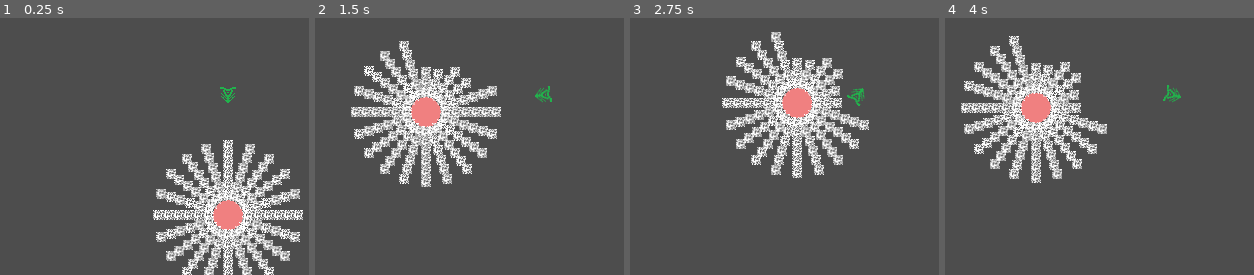
Above: before the commit, frames 1-4 (left to right).
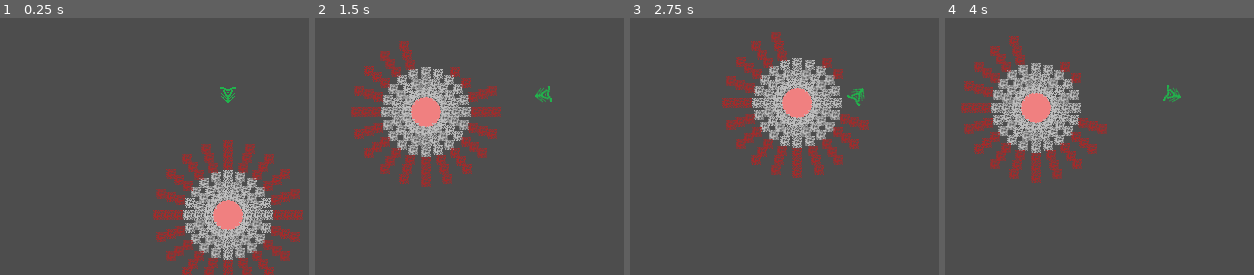
Above: after the commit, the same moments.

Repository: erenliving/UntitledDiggingGame
Game: Godot game, scene res://scenes/main.tscn
The game is run twice, just before and just after one commit, with the same random seed, the same clock (stepped at 60 frames per second) and the same inputs.
Inputs (mouse positions are in pixels of both pictures, inside the frame that each line leads up to):
- Up to frame 1 (0.25 s): no input
- Up to frame 2 (1.5 s): move the mouse to (outside the picture) at 0.52 s; hold Right (ui_right) from 0.53 s (still down); tap Up (ui_up) at 0.77 s; move the mouse to (413, 113) at 1.27 s
- Up to frame 3 (2.75 s): tap Up (ui_up) at 1.52 s; move the mouse to (outside the picture) at 2.02 s; release Right (ui_right) at 2.03 s; hold Left (ui_left) from 2.03 s (still down)
- Up to frame 4 (4 s): tap Enter at 2.75 s; move the mouse to (1139, 167) at 2.77 s; release Left (ui_left) at 2.78 s; hold Right (ui_right) from 2.78 s (still down); tap Up (ui_up) at 3.02, 3.77 s; move the mouse to (outside the picture) at 3.52 s

The runs differ from the first frame. In frame 1, 11% of the frame differs, in the area x 49-99%, y 47-100%; in frame 2, 11%; in frame 3, 9.9%; in frame 4, 10%.

Commit message:
Modulate rock sprite color based on type

Diff:
--- a/scripts/global.gd
+++ b/scripts/global.gd
@@ -26,3 +26,11 @@
 	RockType.ALUMINUM: 3,
 	RockType.COBALT: 1
 }
+const ROCK_COLOR_TABLE = {
+	RockType.DIRT: Color.BROWN,
+	RockType.ROCK: Color.GRAY,
+	RockType.IRON: Color.SILVER,
+	RockType.COPPER: Color.ORANGE_RED,
+	RockType.ALUMINUM: Color.WHITE,
+	RockType.COBALT: Color.BLUE
+}
--- a/scripts/rock.gd
+++ b/scripts/rock.gd
@@ -13,6 +13,7 @@
 func setRockProperties(new_rock_type: Global.RockType):
 	RESOURCE_AMOUNT = Global.RESOURCE_TABLE[new_rock_type]
 	HEALTH = Global.ROCK_HEALTH_TABLE[new_rock_type]
+	modulate = Global.ROCK_COLOR_TABLE[new_rock_type]
 
 func setRockType(new_rock_type: Global.RockType):
 	ROCK_TYPE = new_rock_type
